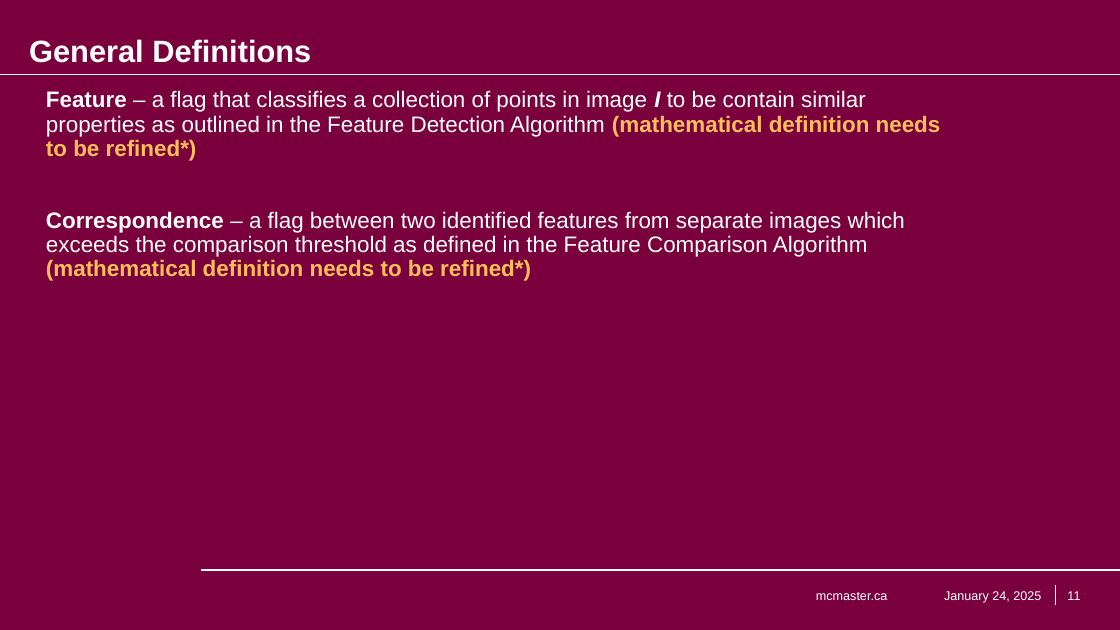
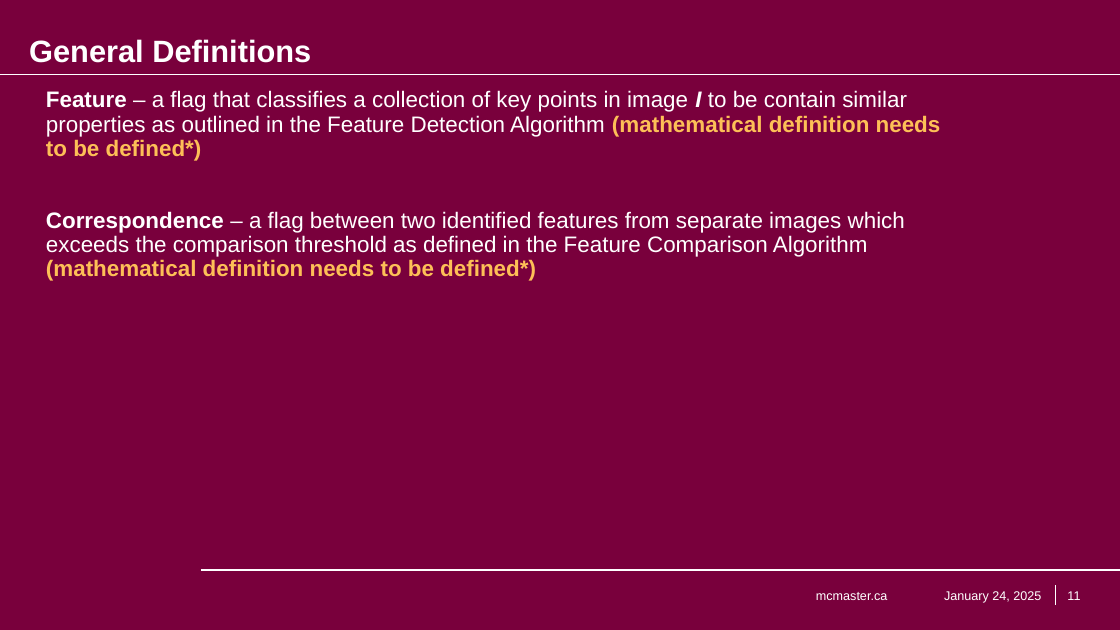
Before and after one commit to KiranSingh15/CAS-741-Image-Correspondences, a slide deck: slide 11 of docs/Presentations/SRS_Presentation/Kiran Singh - SRS Presentation - Image Feature Correspondences.pptx. Drawn at 1120x630 pixels with LibreOffice and Linux fonts; fonts in the diff are those of the drawing; background and template pictures are left out. Boxes give left, top, right and bottom in pixels: in the first picture for what was removed or moved away, otherwise in the second. Text is boxed around its words. In the diff, an @@ line names an element or a change of style, - is before the commit and + after.

```diff
--- a/docs/Presentations/SRS_Presentation/Kiran Singh - SRS Presentation - Image Feature Correspondences.pptx
+++ b/docs/Presentations/SRS_Presentation/Kiran Singh - SRS Presentation - Image Feature Correspondences.pptx
@@ text at bbox=[46, 90, 941, 281]: text changed @@
-Feature – a flag that classifies a collection of points in image I to be contain similar properties as outlined in the Feature Detection Algorithm (mathematical definition needs to be refined*)
-Correspondence – a flag between two identified features from separate images which exceeds the comparison threshold as defined in the Feature Comparison Algorithm (mathematical definition needs to be refined*)
+Feature – a flag that classifies a collection of key points in image I to be contain similar properties as outlined in the Feature Detection Algorithm (mathematical definition needs to be defined*)
+Correspondence – a flag between two identified features from separate images which exceeds the comparison threshold as defined in the Feature Comparison Algorithm (mathematical definition needs to be defined*)
```
Also in this commit, not shown: 6 other slides changed.
